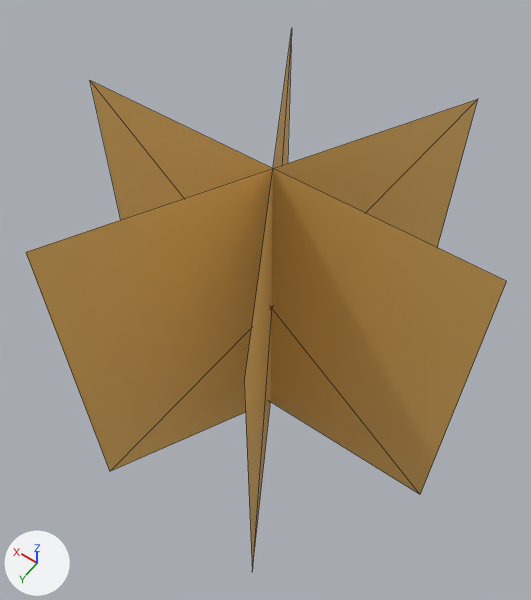
Two versions of the FBX model Assets/Models/Foliage/Grass.fbx, one commit apart.
Both versions are drawn from a 50 mm camera at (-0.277, 0.399, 0.835) aimed at (0.009, -0.002, 0.205). Lighting does not change. The marker at lower left points along +X, +Y and +Z. Mesh edges are drawn as thin lines. Where no turn or scale is listed for an object, it has been applied to the vertices.

Objects in the first picture: 'Grassbkup'.
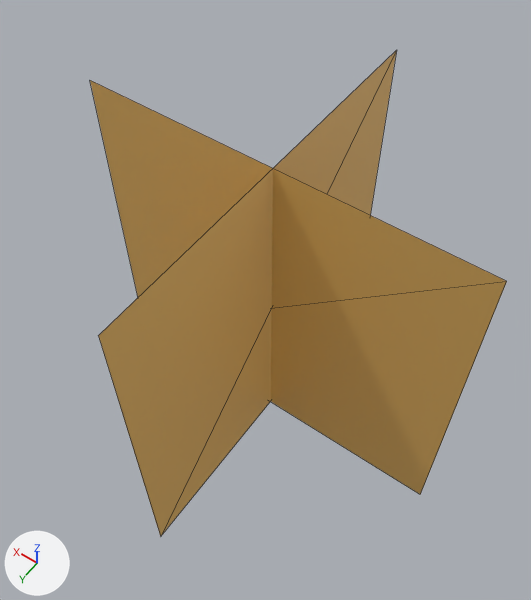
Boxes [x1, y1, x2, y2] around the edits, measured in the pictures (531 x 600 px):
'Grassbkup', reshaped (13% narrower, 10% shorter): before [26, 30, 507, 571]; after [90, 50, 507, 537]
part 1 of me_plane_001, deleted (brown): before [26, 99, 478, 471]
part 2 of me_plane_001, deleted (brown): before [244, 30, 292, 571]
part 3 of me_plane_001, built on: before [90, 80, 507, 494]; after [90, 50, 507, 537]

The change in detail:
me_plane_001 has 12 vertices, 6 faces and spans x -0.219..0.219, y -0.193..0.193, z 0.0..0.4.
me_plane_001 is used by ob_grassbkup; location (0.0, 0.0, 0.0).
Verts and faces of me_plane_001; kept vertices keep their numbers, new ones are numbered from 12.
Before the commit, vertices of me_plane_001: 7 (-0.219, 0.0, 0.0) at pixel (420, 494), 8 (0.219, 0.0, 0.0), 9 (-0.219, 0.0, 0.4) at pixel (506, 281), 10 (0.219, 0.0, 0.4) at pixel (89, 80).
me_plane_001 part 1: the loose piece of 4 vertices spanning x -0.103..0.103, y -0.193..0.193, z 0.0..0.4 is deleted.
me_plane_001 part 2: the loose piece of 4 vertices spanning x -0.109..0.109, y -0.189..0.189, z 0.0..0.4 is deleted.
Part 3, on me_plane_001:
Faces deleted: (7, 10, 9), (7, 8, 10).
New vertex 12 is at (0.0, 0.219, 0.4), pixel (98, 335).
New vertex 13 is at (0.0, -0.219, 0.4), pixel (396, 49).
New vertex 14 is at (0.0, 0.219, 0.0), pixel (160, 536).
New vertex 15 is at (0.0, -0.219, 0.0).
New faces: (8, 10, 9), (7, 8, 9), (13, 15, 14), (12, 13, 14).
